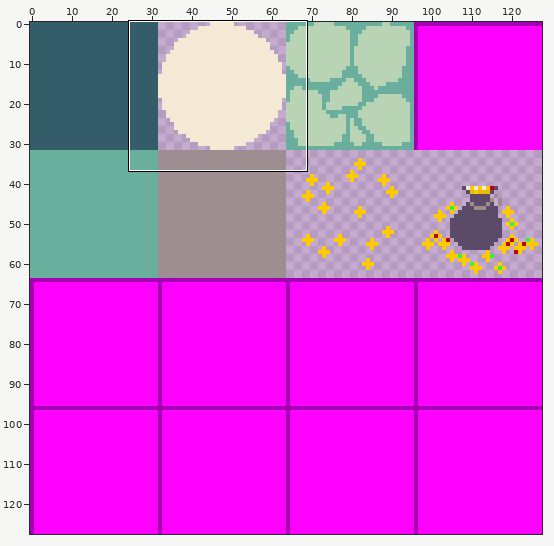
Pixel-art file, stored at sprites/sprite_sheet.aseprite. Above: a wide view before the commit, with the close-up outlined.
Close-up. Before:
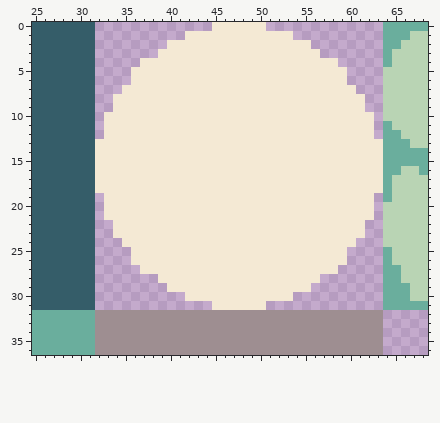
128x128 pixels, 1 frame. Shown: x 25..68, y 0..36.
Now the later version:
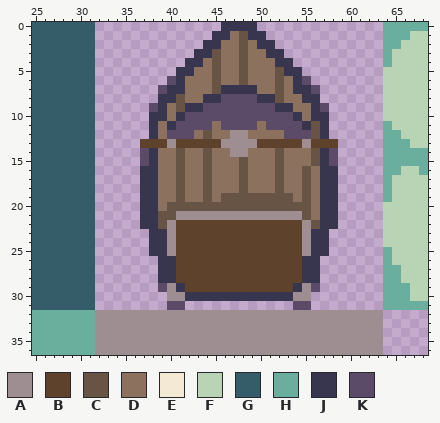
Palette (. is transparent): A #9e8e91  B #5e422c  C #675445  D #8c725e  E #f4e9d4  F #b9d4b4  G #355d69  H #6aae9d  J #37364e  K #5b4a68
Changes in this commit:
Changed rows in their new state; - is an unchanged pixel.
first column x 32:
 0 -------------.JJJJ.-------------
 1 ----------...JJDCJJ...----------
 2 --------....JJDDCDJJ....--------
 3 -------....JJCDDCDDJJ....-------
 4 -----.....JJDCDDCDDDJJ.....-----
 5 ----.....JJDDCDDCDDDCJJ.....----
 6 ----....KJDDDCDDCDDDCDJK....----
 7 ---....KJJDDDCJJJJDDCDJJK....---
 8 --.....JJCDDJJKKKKJJCDDJJ.....--
 9 --....KJDCJJKKKKKKKKJJDDJK....--
10 -.....JJDJKKKKKKKKKKKKJDJJ.....-
11 -.....JDJKKKKDKKKKDKKKKJCJ.....-
12 -.....JDKKKDCDDAADDDDKKKCJ.....-
13 .....BBBABBBBBAAAABBBBBABBB.....
14 .....KJDDCDDCDDAADDDCDDDCJK.....
15 .....KJDDCDDCDDDCDDDCDDDCJK.....
16 .....JJDDCDDCDDDCDDDCDDCDJJ.....
17 .....JJDDCDDCDDDCDDDCDDCDJJ.....
18 .....JJDDCDDCDDDCDDDCDDCDJJ.....
19 -....JJDDCDDCDCCCCCCCCDCDJJ....-
20 -....JJDCCCCCCCCCCCCCCCCDJJ....-
21 -....JJCCAAAAAAAAAAAAAACDJJ....-
22 --...JJCABBBBBBBBBBBBBBACJJ...--
23 --....JJABBBBBBBBBBBBBBAJJ....--
24 ---...JJABBBBBBBBBBBBBBAJJ...---
25 ----..JJABBBBBBBBBBBBBBAJJ..----
26 ----...JJBBBBBBBBBBBBBBJJ...----
27 -----..JJBBBBBBBBBBBBBBJJ..-----
28 -------JJBBBBBBBBBBBBBBJJ-------
29 -------KAJBBBBBBBBBBBBJAK-------
30 --------AAJJJJJJJJJJJJAA--------
31 --------KK---......---KK--------
Pixel boxes of the changes (left, top, right, bottom) in both close-ups:
changed: (95, 22, 383, 310)
